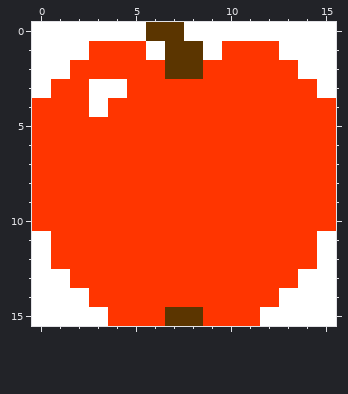
Pixel-art sprite: runner/assets/apple.png. That is the earlier state.
The file is 16x16 pixels. Colours within 5 levels of each other are drawn and written as one.
And afterwards:
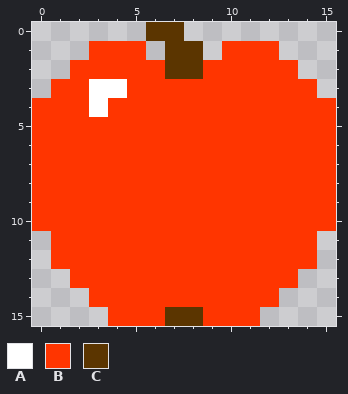
Palette (. is transparent): A #ffffff  B #ff3500  C #5b3500
The exact change:
@@ x 0..15 @@
- 0 AAAAAACCAAAAAAAA
- 1 AAABBBACCABBBAAA
- 2 AABBBBBCCBBBBBAA
- 3 ABBAABBBBBBBBBBA
+ 0 ......CC........
+ 1 ...BBB.CC.BBB...
+ 2 ..BBBBBCCBBBBB..
+ 3 .BBAABBBBBBBBBB.
  4 BBBABBBBBBBBBBBB
@@ x 0..15 @@
 10 BBBBBBBBBBBBBBBB
-11 ABBBBBBBBBBBBBBA
-12 ABBBBBBBBBBBBBBA
-13 AABBBBBBBBBBBBAA
-14 AAABBBBBBBBBBAAA
-15 AAAABBBCCBBBAAAA
+11 .BBBBBBBBBBBBBB.
+12 .BBBBBBBBBBBBBB.
+13 ..BBBBBBBBBBBB..
+14 ...BBBBBBBBBB...
+15 ....BBBCCBBB....
Changed places in both pictures, as pixel boxes (x1, y1, x2, y2):
erased: (32, 22, 336, 98)
erased: (32, 231, 108, 326)
erased: (260, 231, 336, 326)
